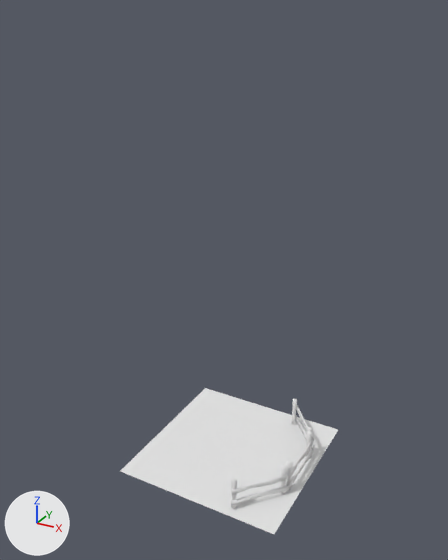
Two versions of the Blender file assets/scene.blend, one commit apart.
The view is the same before and after, from a camera (50 mm lens) standing at (16.4, -27.5, 25.1) and looking at (1.5, -0.5, 11.5). Arrows for +X, +Y and +Z are at lower left; the lights stay in place.

The first picture shows 'fence.002', 'ground.002', 'ground.003', 'ground.006', 'ground.007', 'ground.009', 'ground.010', 'ground.012', 'ground.013', 'ground.016', 'ground.022', 'ground.023'.
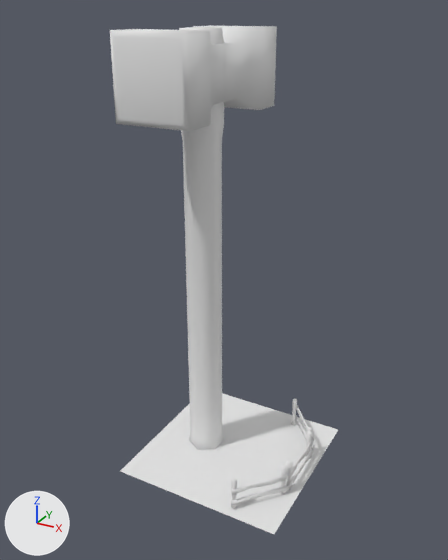
Commit message: Added hammer asset to scene

Patch to the scene script:
```diff
--- a/assets/scene.blend.py
+++ b/assets/scene.blend.py
@@ mat_material_002 @@
+mat_material_002 = diffuse_material('Material.002')
+mat_material_002.base_color = (0.8, 0.8, 0.8)  # white #e7e7e7
@@ mat_hammer_shaft @@
+mat_hammer_shaft = diffuse_material('hammer_shaft')
+mat_hammer_shaft.base_color = (0.8, 0.8, 0.8)  # white #e7e7e7
@@ me_cube_001 @@
+me_cube_001.from_pydata(...)  # 20 vertices, 17 faces; spans x -2.0..2.0, y -4.51..0.03, z 20.0..24.0
+me_cube_001.polygons.foreach_set('use_smooth', [True] * 17)
+me_cube_001.materials.append(mat_material_002)  # its picture is missing
@@ me_cylinder @@
+me_cylinder.from_pydata(...)  # 36 vertices, 32 faces; spans x -1.0..1.0, y -1.2..1.2, z -1.2..23.2
+me_cylinder.polygons.foreach_set('use_smooth', [True] * 32)
+me_cylinder.materials.append(mat_hammer_shaft)  # its picture is missing
@@ ob_hammer_head @@
+ob_hammer_head = bpy.data.objects.new('hammer_head', me_cube_001)
+ob_hammer_head.location = (0.0, 0.0, 0.17)
+_m = ob_hammer_head.modifiers.new('Mirror', 'MIRROR')
+_m.use_axis = (False, True, False)
@@ ob_hammer_shaft @@
+ob_hammer_shaft = bpy.data.objects.new('hammer_shaft', me_cylinder)
+ob_hammer_shaft.location = (0.0, 0.0, 1.0)
```

Location of each change, (x1, y1, x2, y2) in pixels of the pictures (448 x 560 px):
'hammer_head', added
    after: (110, 25, 277, 131)
'hammer_shaft', added
    after: (179, 27, 224, 450)
